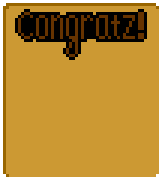
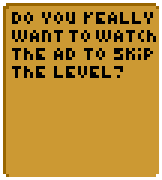
Layers edited between the first and the second (162, 180) image:
hid "congratz" over [15, 9, 147, 60]
added layer "advert" above "Фон" over [12, 12, 156, 78]
